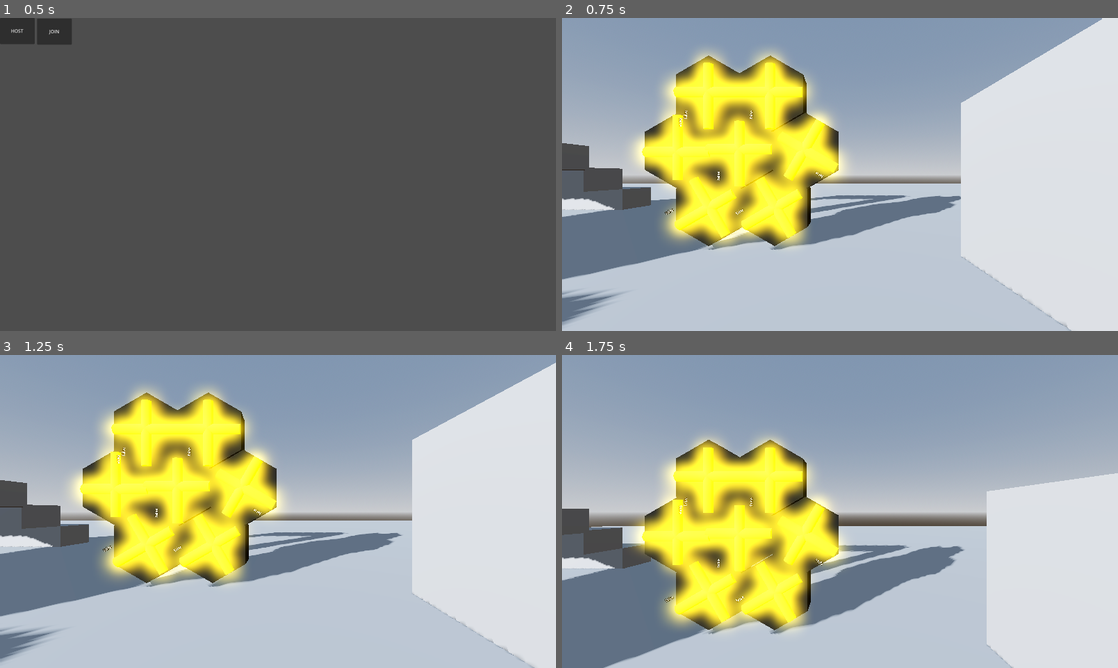
Above: before the commit, frames 1-4 (two rows, left to right).
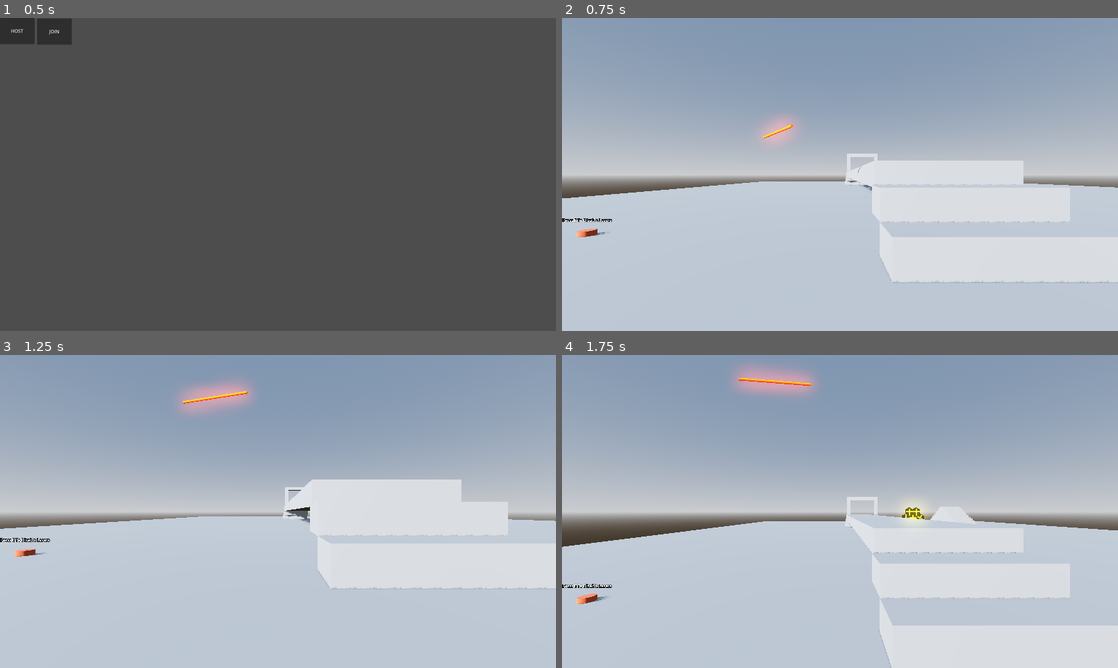
Above: after the commit, the same moments.

Repository: Sarvesh-222/ESCAPE_SFIT
Game: Godot game, scene res://Scenes/main.tscn
Two runs of this game, one before a commit and one after it. Both use one fixed random seed, a clock stepped at 60 frames per second and the inputs below.
Inputs (mouse positions are in pixels of both pictures, inside the frame that each line leads up to):
- Up to frame 1 (0.5 s): no input
- Up to frame 2 (0.75 s): click "HOST" at 0.5 s
- Up to frame 3 (1.25 s): no input
- Up to frame 4 (1.75 s): tap Enter (enter) at 1.25 s; move the mouse to (962, 495) at 1.27 s; hold Right (Right_arrow) from 1.28 s (still down); hold Enter (enter) from 1.28 s (still down); click (962, 495) at 1.42 s

Frame 1 is identical in both runs. In frame 2, 45% of the frame differs, in the area x 0-100%, y 0-100%; in frame 3, 44%; in frame 4, 44%.

Commit message:
AddedStairs

Diff:
--- /dev/null
+++ b/Scenes/CSGStairMaker3D.tscn
@@ -0,0 +1,64 @@
+[gd_scene load_steps=2 format=3 uid="uid://bak8ltrhbmlv5"]
+
+[sub_resource type="GDScript" id="GDScript_0eugj"]
+script/source = "@tool
+extends CSGBox3D
+
+@export var num_stairs : int = 10
+
+var _cur_num_stairs = -1
+var _cur_size : Vector3
+
+func make_stairs():
+	#if not Engine.is_editor_hint():
+		#return
+	#
+	num_stairs = clampi(num_stairs, 0, 999)
+
+	var stairs_poly = $StairsSubtractCSG#add_fresh_stairs_csg_poly()
+
+	var point_arr : PackedVector2Array = PackedVector2Array()
+	var step_height = self.size.y / num_stairs
+	var step_width = self.size.x / num_stairs
+
+	if num_stairs == 0:
+		# For 0 stairs make a ramp
+		point_arr.append(Vector2(self.size.x, self.size.y))
+		point_arr.append(Vector2(0, self.size.y))
+		point_arr.append(Vector2(0, 0))
+	else:
+		# Creating the points for the stairs polygon
+		for i in range(num_stairs - 1):
+			point_arr.append(Vector2(i * step_width, (i + 1) * step_height))
+			if i < num_stairs:
+				point_arr.append(Vector2((i + 1) * step_width, (i + 1) * step_height))
+
+		# Closing the polygon by adding the last two points
+		point_arr.append(Vector2(self.size.x - step_width, self.size.y))
+		point_arr.append(Vector2(0, self.size.y))
+
+	stairs_poly.polygon = point_arr
+
+	stairs_poly.depth = self.size.z
+
+	stairs_poly.position.z = self.size.z / 2.0
+	stairs_poly.position.y = -self.size.y / 2.0
+	stairs_poly.position.x = -self.size.x / 2.0
+
+	_cur_num_stairs = num_stairs
+	_cur_size = self.size
+
+# Called every frame. 'delta' is the elapsed time since the previous frame.
+func _process(_delta):
+	if _cur_num_stairs != num_stairs or _cur_size != self.size:
+		make_stairs()
+"
+
+[node name="CSGStairMaker3D" type="CSGBox3D"]
+script = SubResource("GDScript_0eugj")
+num_stairs = 4
+
+[node name="StairsSubtractCSG" type="CSGPolygon3D" parent="."]
+transform = Transform3D(1, 0, 0, 0, 1, 0, 0, 0, 1, -0.5, -0.5, 0.5)
+operation = 2
+polygon = PackedVector2Array(0, 0.25, 0.25, 0.25, 0.25, 0.5, 0.5, 0.5, 0.5, 0.75, 0.75, 0.75, 0.75, 1, 0, 1)
--- a/Scenes/main.tscn
+++ b/Scenes/main.tscn
@@ -1,15 +1,12 @@
-[gd_scene load_steps=15 format=3 uid="uid://d2f3sn771t0f5"]
+[gd_scene load_steps=12 format=3 uid="uid://d2f3sn771t0f5"]
 
 [ext_resource type="Script" uid="uid://407lxle4oi8u" path="res://Scripts/main.gd" id="1_6bp64"]
 [ext_resource type="PackedScene" uid="uid://bs72ogkvdd7d6" path="res://Addons/brackeys-proto-controller-main/proto_controller/proto_controller.tscn" id="1_jjgbg"]
-[ext_resource type="PackedScene" uid="uid://c6pjq0knegrw8" path="res://Scenes/extras/wall_corner_2.tscn" id="4_21xkr"]
-[ext_resource type="PackedScene" uid="uid://b8ubeojf3iuwa" path="res://Scenes/extras/wall_arched_2.tscn" id="5_6bp64"]
-[ext_resource type="PackedScene" uid="uid://bnprfbw5w86kp" path="res://Scenes/extras/wall_shelved.tscn" id="6_344ge"]
 [ext_resource type="PackedScene" uid="uid://c2nfdlf28lxkm" path="res://Scenes/LaserGame/LaserGamebutton.tscn" id="8_344ge"]
 [ext_resource type="PackedScene" uid="uid://c00u3pwjhjjy7" path="res://Scenes/LaserGame/spawn_point.tscn" id="9_hptm8"]
 [ext_resource type="PackedScene" uid="uid://dpu48vnj1tw1" path="res://Scenes/LaserGame/laser_beam_new.tscn" id="9_ynf5e"]
 [ext_resource type="PackedScene" uid="uid://durq041py6pld" path="res://Scenes/Block Game/puzzle_manager.tscn" id="10_hptm8"]
-[ext_resource type="PackedScene" uid="uid://4s66tfgyqrxi" path="res://Scenes/Block Game/GridWall.tscn" id="11_6iyac"]
+[ext_resource type="PackedScene" uid="uid://bak8ltrhbmlv5" path="res://Scenes/CSGStairMaker3D.tscn" id="11_6iyac"]
 [ext_resource type="PackedScene" uid="uid://dsb4l8jkavooh" path="res://Scenes/Block Game/puzzle_blockHEXA.tscn" id="11_d1ilt"]
 
 [sub_resource type="ProceduralSkyMaterial" id="ProceduralSkyMaterial_7u77a"]
@@ -25,9 +22,10 @@
 tonemap_mode = 2
 glow_enabled = true
 
-[node name="Main" type="Node3D"]
+[node name="Main" type="Node3D" node_paths=PackedStringArray("Spawnpoint")]
 script = ExtResource("1_6bp64")
 playerScene = ExtResource("1_jjgbg")
+Spawnpoint = NodePath("SpawnPoint")
 
 [node name="WorldEnvironment" type="WorldEnvironment" parent="."]
 environment = SubResource("Environment_bo1nx")
@@ -93,51 +91,6 @@
 
 [node name="Walls" type="Node" parent="."]
 
-[node name="wall_corner2" parent="Walls" instance=ExtResource("4_21xkr")]
-transform = Transform3D(-1, 0, 8.74228e-08, 0, 1, 0, -8.74228e-08, 0, -1, -2.9, 0.5, 28.8)
-
-[node name="wall_arched2" parent="Walls" instance=ExtResource("5_6bp64")]
-transform = Transform3D(1, 0, 0, 0, 1, 0, 0, 0, 1, 0.9, 0.5, 28.6)
-
-[node name="wall_arched3" parent="Walls" instance=ExtResource("5_6bp64")]
-transform = Transform3D(0.999993, 0.0025096, 0.00293126, -0.00250811, 0.999997, -0.000511496, -0.00293253, 0.000504144, 0.999996, 8.6, 0.5, 28.6)
-
-[node name="wall_arched4" parent="Walls" instance=ExtResource("5_6bp64")]
-transform = Transform3D(-4.37114e-08, 0, 1, 0, 1, 0, -1, 0, -4.37114e-08, 12.9, 0.5, 24.7)
-
-[node name="wall_arched5" parent="Walls" instance=ExtResource("5_6bp64")]
-transform = Transform3D(-4.37114e-08, 0, 1, 0, 1, 0, -1, 0, -4.37114e-08, 12.9, 0.5, 16.7)
-
-[node name="wall_arched9" parent="Walls" instance=ExtResource("5_6bp64")]
-transform = Transform3D(-4.37114e-08, 0, 1, 0, 1, 0, -1, 0, -4.37114e-08, -2.8, 0.5, 16.7)
-
-[node name="wall_arched10" parent="Walls" instance=ExtResource("5_6bp64")]
-transform = Transform3D(-4.37114e-08, 0, 1, 0, 1, 0, -1, 0, -4.37114e-08, -2.8, 0.5, 20.6)
-
-[node name="wall_arched11" parent="Walls" instance=ExtResource("5_6bp64")]
-transform = Transform3D(-4.37114e-08, 0, 1, 0, 1, 0, -1, 0, -4.37114e-08, -2.8, 0.5, 24.6)
-
-[node name="wall_corner3" parent="Walls" instance=ExtResource("4_21xkr")]
-transform = Transform3D(-4.37114e-08, 0, -1, 0, 1, 0, 1, 0, -4.37114e-08, 13.1, 0.5, 28.5)
-
-[node name="wall_corner4" parent="Walls" instance=ExtResource("4_21xkr")]
-transform = Transform3D(1, 0, 0, 0, 1, 0, 0, 0, 1, 12.75, 0.5, 12.25)
-
-[node name="wall_arched6" parent="Walls" instance=ExtResource("5_6bp64")]
-transform = Transform3D(-1, 0, -8.74228e-08, 0, 1, 0, 8.74228e-08, 0, -1, 8.95, 0.5, 12.45)
-
-[node name="wall_arched8" parent="Walls" instance=ExtResource("5_6bp64")]
-transform = Transform3D(-1, 0, -8.74228e-08, 0, 1, 0, 8.74228e-08, 0, -1, 5.05, 0.5, 12.45)
-
-[node name="wall_arched7" parent="Walls" instance=ExtResource("5_6bp64")]
-transform = Transform3D(-0.999993, -0.0025096, -0.00293135, -0.00250811, 0.999997, -0.000511496, 0.00293262, -0.000504144, -0.999996, 1.25, 0.5, 12.45)
-
-[node name="wall_corner5" parent="Walls" instance=ExtResource("4_21xkr")]
-transform = Transform3D(-4.37114e-08, 0, 1, 0, 1, 0, -1, 0, -4.37114e-08, -3.15, 0.5, 12.55)
-
-[node name="wall_shelved" parent="Walls" instance=ExtResource("6_344ge")]
-transform = Transform3D(-4.37114e-08, 0, -1, 0, 1, 0, 1, 0, -4.37114e-08, 12.8, 0.5, 20.5)
-
 [node name="CanvasLayer" type="CanvasLayer" parent="."]
 
 [node name="Host" type="Button" parent="CanvasLayer"]
@@ -175,40 +128,55 @@
 transform = Transform3D(1, 0, 0, 0, 1, 0, 0, 0, 1, -27.2, 0.6, 29.3)
 laserGame = true
 
-[node name="PuzzleManager" parent="." node_paths=PackedStringArray("blocks") instance=ExtResource("10_hptm8")]
+[node name="CSGStairMaker3D" parent="." instance=ExtResource("11_6iyac")]
+transform = Transform3D(-4.37114e-08, 0, 1, 0, 1, 0, -1, 0, -4.37114e-08, 3.3, 2.7, 2.95)
+use_collision = true
+collision_layer = 3
+collision_mask = 3
+size = Vector3(7.9, 4.6, 3.2)
+num_stairs = 15
+
+[node name="CSGStairMaker3D2" parent="." instance=ExtResource("11_6iyac")]
+transform = Transform3D(1.31134e-07, 0, -1, 0, 1, 0, 1, 0, 1.31134e-07, 3.3, 2.7, -4.75)
+use_collision = true
+collision_layer = 3
+collision_mask = 3
+size = Vector3(7.9, 4.6, 3.2)
+num_stairs = 15
+
+[node name="PuzzleGame" type="Node" parent="."]
+
+[node name="PuzzleManager" parent="PuzzleGame" node_paths=PackedStringArray("blocks") instance=ExtResource("10_hptm8")]
 blocks = [NodePath("../Puzzle_Block5"), NodePath("../Puzzle_Block6"), NodePath("../Puzzle_Block7"), NodePath("../Puzzle_Block8")]
 
-[node name="Puzzle_Block5" parent="." instance=ExtResource("11_d1ilt")]
+[node name="Puzzle_Block5" parent="PuzzleGame" instance=ExtResource("11_d1ilt")]
 transform = Transform3D(0.5, 0, 0, 0, 0.5, 0, 0, 0, 0.5, -3.66313, 2.74614, -4.62364)
 
-[node name="Puzzle_Block6" parent="." instance=ExtResource("11_d1ilt")]
+[node name="Puzzle_Block6" parent="PuzzleGame" instance=ExtResource("11_d1ilt")]
 transform = Transform3D(0.5, 0, 0, 0, 0.5, 0, 0, 0, 0.5, -2.26313, 2.74614, -4.62364)
 
-[node name="Puzzle_Block7" parent="." instance=ExtResource("11_d1ilt")]
+[node name="Puzzle_Block7" parent="PuzzleGame" instance=ExtResource("11_d1ilt")]
 transform = Transform3D(0.5, 0, 0, 0, 0.5, 0, 0, 0, 0.5, -2.96313, 4.04614, -4.62364)
 
-[node name="Puzzle_Block10" parent="." instance=ExtResource("11_d1ilt")]
+[node name="Puzzle_Block10" parent="PuzzleGame" instance=ExtResource("11_d1ilt")]
 transform = Transform3D(0.5, 0, 0, 0, 0.5, 0, 0, 0, 0.5, -1.56313, 4.04614, -4.62364)
 
-[node name="Puzzle_Block8" parent="." instance=ExtResource("11_d1ilt")]
+[node name="Puzzle_Block8" parent="PuzzleGame" instance=ExtResource("11_d1ilt")]
 transform = Transform3D(0.5, 0, 0, 0, 0.5, 0, 0, 0, 0.5, -2.96313, 1.44614, -4.62364)
 
-[node name="Puzzle_Block9" parent="." instance=ExtResource("11_d1ilt")]
+[node name="Puzzle_Block9" parent="PuzzleGame" instance=ExtResource("11_d1ilt")]
 transform = Transform3D(0.5, 0, 0, 0, 0.5, 0, 0, 0, 0.5, -1.46313, 1.44614, -4.62364)
 
-[node name="Puzzle_Block11" parent="." instance=ExtResource("11_d1ilt")]
+[node name="Puzzle_Block11" parent="PuzzleGame" instance=ExtResource("11_d1ilt")]
 transform = Transform3D(0.5, 0, 0, 0, 0.5, 0, 0, 0, 0.5, -0.763127, 2.74614, -4.62364)
-
-[node name="Node3D" parent="." instance=ExtResource("11_6iyac")]
-transform = Transform3D(1, 0, 0, 0, 1, 0, 0, 0, 1, 7.5, 2.1, -3)
 
 [connection signal="pressed" from="CanvasLayer/Host" to="." method="_on_host_pressed"]
 [connection signal="pressed" from="CanvasLayer/Join" to="." method="_on_join_pressed"]
 
-[editable path="Puzzle_Block5"]
-[editable path="Puzzle_Block6"]
-[editable path="Puzzle_Block7"]
-[editable path="Puzzle_Block10"]
-[editable path="Puzzle_Block8"]
-[editable path="Puzzle_Block9"]
-[editable path="Puzzle_Block11"]
+[editable path="PuzzleGame/Puzzle_Block5"]
+[editable path="PuzzleGame/Puzzle_Block6"]
+[editable path="PuzzleGame/Puzzle_Block7"]
+[editable path="PuzzleGame/Puzzle_Block10"]
+[editable path="PuzzleGame/Puzzle_Block8"]
+[editable path="PuzzleGame/Puzzle_Block9"]
+[editable path="PuzzleGame/Puzzle_Block11"]
--- a/Scripts/main.gd
+++ b/Scripts/main.gd
@@ -3,7 +3,7 @@
 var peer=ENetMultiplayerPeer.new()
 @export var playerScene:PackedScene
 @onready var canvas_layer: CanvasLayer = $CanvasLayer
-
+@export var Spawnpoint:Area3D
 
 func _on_host_pressed() -> void:
 	peer.create_server(1027)
@@ -19,6 +19,7 @@
 
 func add_Player(id=1):
 	var player= playerScene.instantiate();
+	player.global_position=Spawnpoint.global_position
 	player.name=str(id)
 	call_deferred("add_child",player)
 
Not shown, changed: Addons/brackeys-proto-controller-main/proto_controller/proto_controller.gd
Not shown, changed: Addons/brackeys-proto-controller-main/proto_controller/proto_controller.tscn
